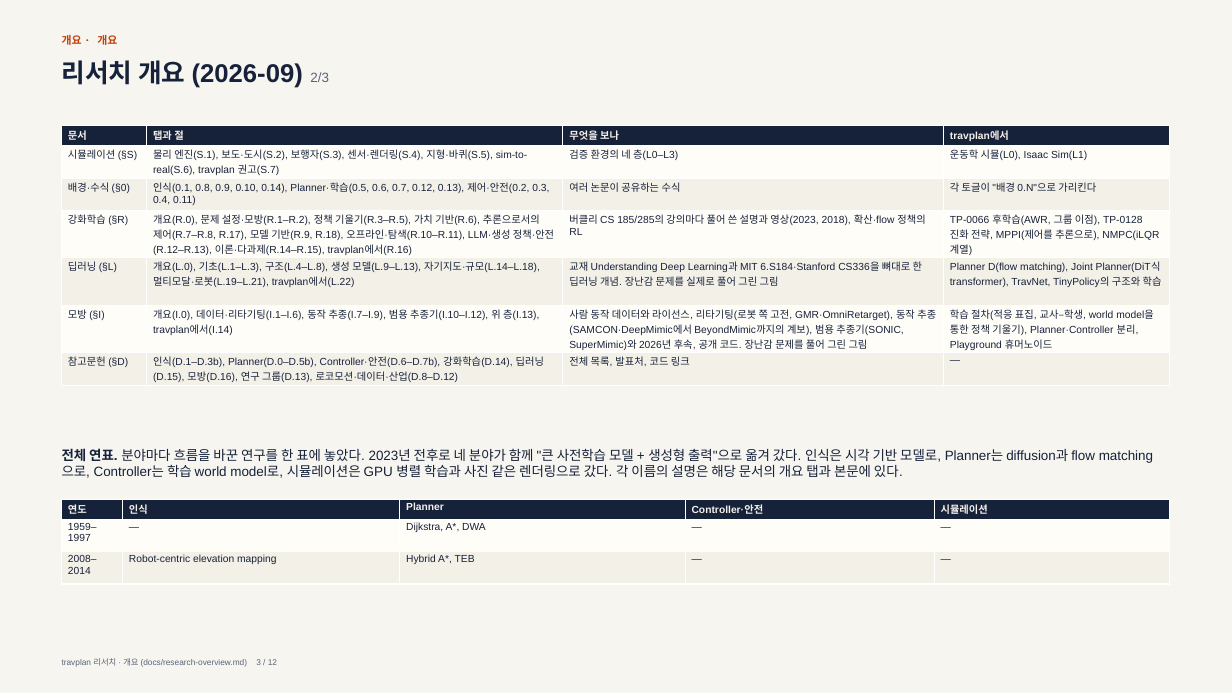
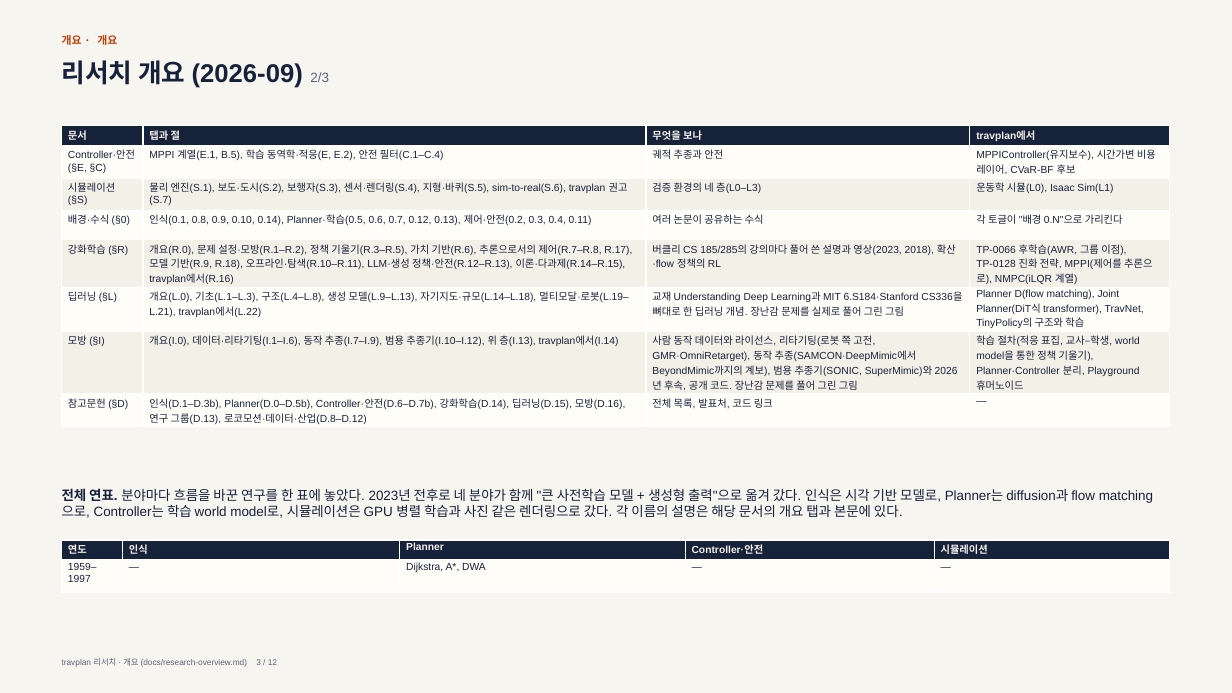
Before and after one commit to Geonhee-LEE/travplan-site, a slide deck: slide 3 of slides/research-overview/research-overview.pptx. Drawn at 1232x693 pixels with LibreOffice and Linux fonts; fonts in the diff are those of the drawing. Boxes give left, top, right and bottom in pixels: in the first picture for what was removed or moved away, otherwise in the second. Text is boxed around its words. In the diff, an @@ line names an element or a change of style, - is before the commit and + after.

```diff
--- a/slides/research-overview/research-overview.pptx
+++ b/slides/research-overview/research-overview.pptx
@@ table at (62, 126, 1169, 428) @@
+row 2: Controller·안전 (§E, §C) | MPPI 계열(E.1, B.5), 학습 동역학·적응(E, E.2), 안전 필터(C.1–C.4) | 궤적 추종과 안전 | MPPIController(유지보수), 시간가변 비용 레이어, CVaR-BF 후보
@@ text "전체 연표. 분야마다 흐름을 바꾼 ...": place and size @@
-text "전체 연표. 분야마다 흐름을 바꾼 ..." at (62, 448, 1095, 478)
+text "전체 연표. 분야마다 흐름을 바꾼 ..." at (62, 488, 1095, 518)
@@ table at (62, 540, 1171, 592) @@
-row 3: 2008–2014 | Robot-centric elevation mapping | Hybrid A*, TEB | — | —
@@ table: place and size @@
-table at (62, 500, 1171, 584)
+table at (62, 540, 1171, 592)
```
Also in this commit, not shown: 2 other slides changed, 10 other files.
